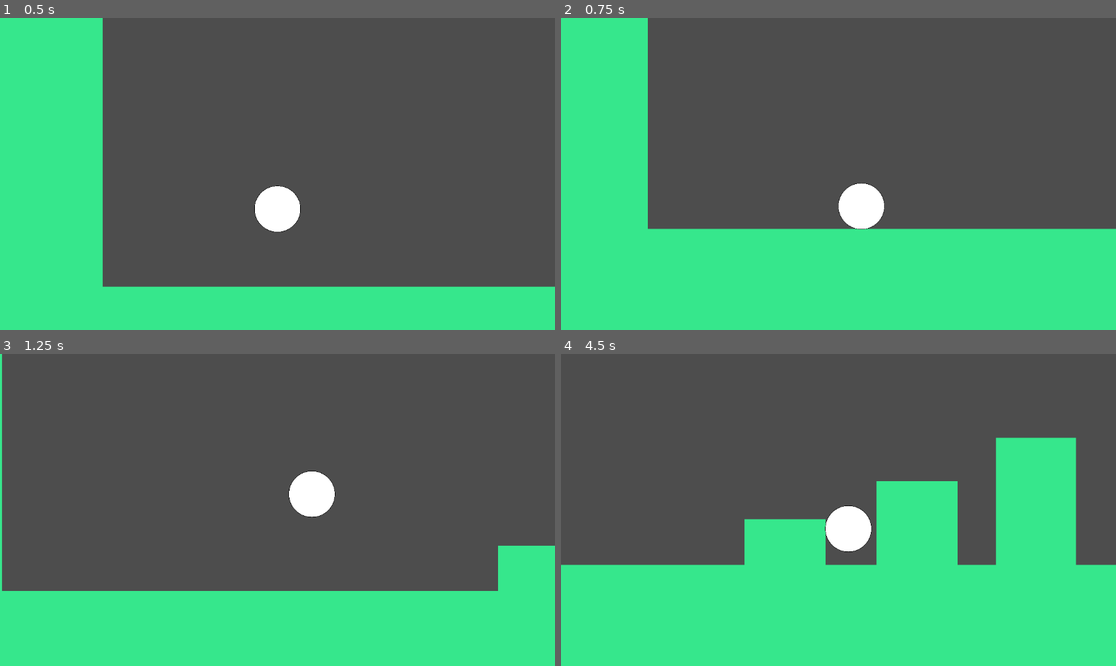
Above: before the commit, frames 1-4 (two rows, left to right).
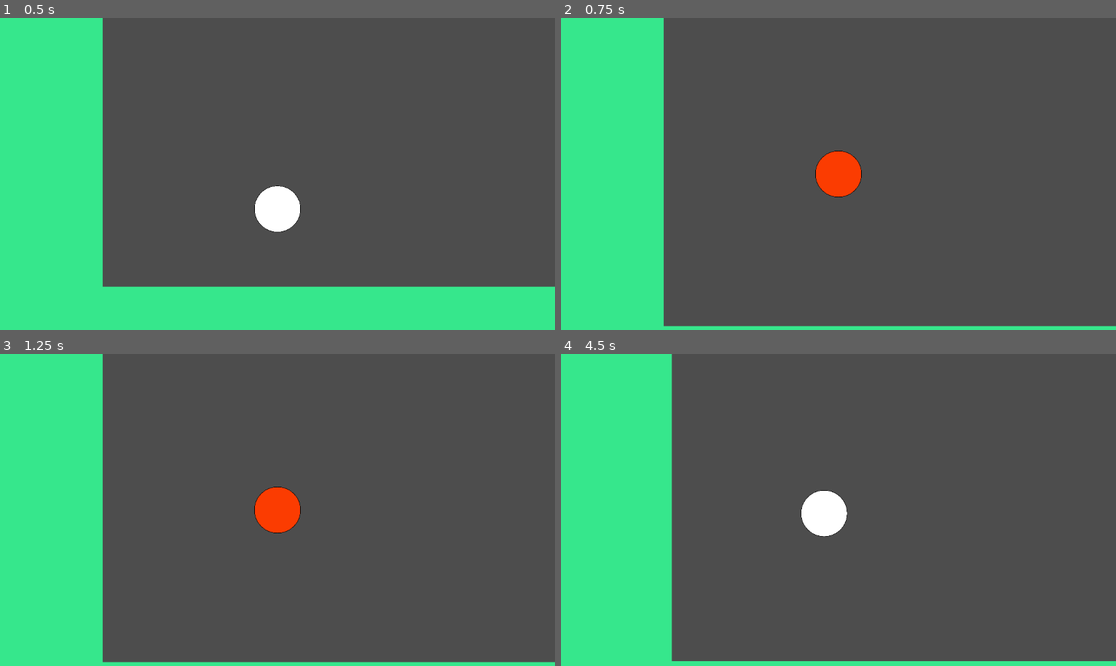
Above: after the commit, the same moments.

Repository: DaPizzaGod/tsa-game
Game: Godot game, scene res://scenes/levels/level.tscn
Two runs of this game, one before a commit and one after it. Both use one fixed random seed, a clock stepped at 60 frames per second and the inputs below.
Inputs:
- Up to frame 1 (0.5 s): no input
- Up to frame 2 (0.75 s): hold D (right) from 0.53 s (still down); tap Shift (switch mode) at 0.6 s
- Up to frame 3 (1.25 s): keep holding D (right); tap W (jump) at 0.77 s
- Up to frame 4 (4.5 s): tap Shift (switch mode) every 0.75 s from 1.35 to 4.35 s; tap W (jump) at 1.52, 3.02, 3.77 s; release D (right) at 2.03 s; hold A (left) 2.03-2.78 s; hold D (right) 2.78-4.28 s; hold A (left) from 4.28 s (still down)

Frame 1 is identical in both runs. In frame 2, 29% of the frame differs, in the area x 15-100%, y 0-99%; in frame 3, 36%; in frame 4, 52%, in the area x 0-100%, y 0-99%.

Commit message:
got switching to work

Diff:
--- a/project.godot
+++ b/project.godot
@@ -14,6 +14,10 @@
 run/main_scene="uid://c32kxtrw25xtu"
 config/features=PackedStringArray("4.5", "GL Compatibility")
 config/icon="res://icon.svg"
+
+[autoload]
+
+ModeCalc="*res://scenes/globals/mode_calc.gd"
 
 [input]
 
--- a/scenes/levels/level.tscn
+++ b/scenes/levels/level.tscn
@@ -5,10 +5,39 @@
 [sub_resource type="GDScript" id="GDScript_7dm0k"]
 script/source = "extends Node2D
 
-var normal_mode = preload(\"res://scenes/player/normal_mode.tscn\").instantiate()
+
+#func _process(_delta: float) -> void:
+	#if ModeCalc.mode == \"stretch\":
+	#	stretch_mode.emit()
+	#elif ModeCalc.mode == \"normal\":
+	#	normal_mode.emit()
+
+var normal: PackedScene = preload(\"res://scenes/player/normal_mode.tscn\")
+var stretch: PackedScene = preload(\"res://scenes/player/stretch_mode.tscn\")
+
 
 func _ready() -> void:
-	$Players.add_child(normal_mode)
+	$PlayerNode.add_child(normal.instantiate())
+
+func _process(delta: float) -> void:
+	if Input.is_action_just_pressed(\"switch mode\"):
+		if ModeCalc.mode == \"normal\":
+			player_is_normal_mode()
+		else:
+			player_is_stretch_mode()
+
+func player_is_normal_mode() -> void:
+	remove_children()
+	$PlayerNode.add_child(normal.instantiate())
+
+
+func player_is_stretch_mode() -> void:
+	remove_children()
+	$PlayerNode.add_child(stretch.instantiate())
+
+func remove_children():
+	for i in $PlayerNode.get_children():
+		i.queue_free()
 "
 
 [node name="Level" type="Node2D"]
@@ -18,4 +47,4 @@
 modulate = Color(0.21176471, 0.90588236, 0.54901963, 1)
 position = Vector2(1176, 572)
 
-[node name="Players" type="Node2D" parent="."]
+[node name="PlayerNode" type="Node2D" parent="."]
--- a/scenes/player/player.tscn
+++ b/scenes/player/player.tscn
@@ -1,7 +1,6 @@
-[gd_scene load_steps=4 format=3 uid="uid://cuwtk6cr20kh4"]
+[gd_scene load_steps=3 format=3 uid="uid://cuwtk6cr20kh4"]
 
 [ext_resource type="Script" uid="uid://bahw2uwuwdwc4" path="res://scenes/player/player.gd" id="1_g2els"]
-[ext_resource type="Script" uid="uid://rbd4ir3r1sld" path="res://scenes/player/mode_calc.gd" id="5_p47bc"]
 
 [sub_resource type="CircleShape2D" id="CircleShape2D_gmlin"]
 radius = 481.00415
@@ -17,7 +16,4 @@
 scale = Vector2(0.1, 0.1)
 shape = SubResource("CircleShape2D_gmlin")
 
-[node name="ModeCalc" type="Node" parent="."]
-script = ExtResource("5_p47bc")
-
 [node name="Sprite2D" type="Sprite2D" parent="."]
--- /dev/null
+++ b/scenes/player/stretch_mode.gd
@@ -0,0 +1 @@
+extends PlayerParent
--- /dev/null
+++ b/scenes/player/stretch_mode.tscn
@@ -0,0 +1,14 @@
+[gd_scene load_steps=4 format=3 uid="uid://qbbqefax7nt5"]
+
+[ext_resource type="PackedScene" uid="uid://cuwtk6cr20kh4" path="res://scenes/player/player.tscn" id="1_dn1pk"]
+[ext_resource type="Texture2D" uid="uid://cy55s5wg0wrh5" path="res://graphics/circle.svg" id="2_ecdt6"]
+[ext_resource type="Script" uid="uid://bdcp6fki8slge" path="res://scenes/player/stretch_mode.gd" id="2_gtgbb"]
+
+[node name="StretchMode" instance=ExtResource("1_dn1pk")]
+script = ExtResource("2_gtgbb")
+
+[node name="Sprite2D" parent="." index="3"]
+modulate = Color(0.9843137, 0.23529412, 0.003921569, 1)
+position = Vector2(0, 12)
+scale = Vector2(0.1, 0.1)
+texture = ExtResource("2_ecdt6")
Renamed: scenes/player/mode_calc.gd -> scenes/globals/mode_calc.gd
Renamed: scenes/player/mode_calc.gd.uid -> scenes/globals/mode_calc.gd.uid
Not shown, added: scenes/player/stretch_mode.gd.uid
